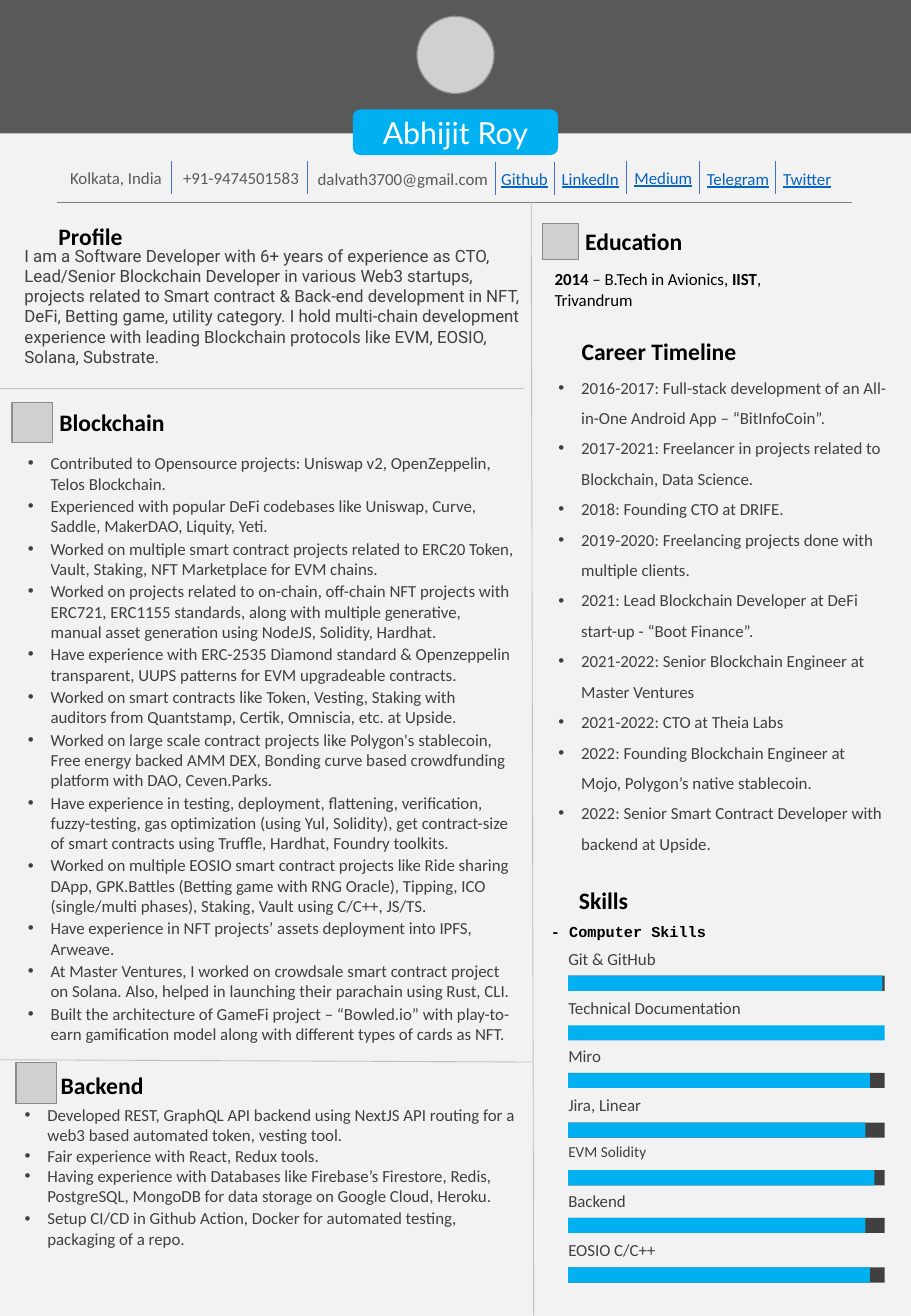
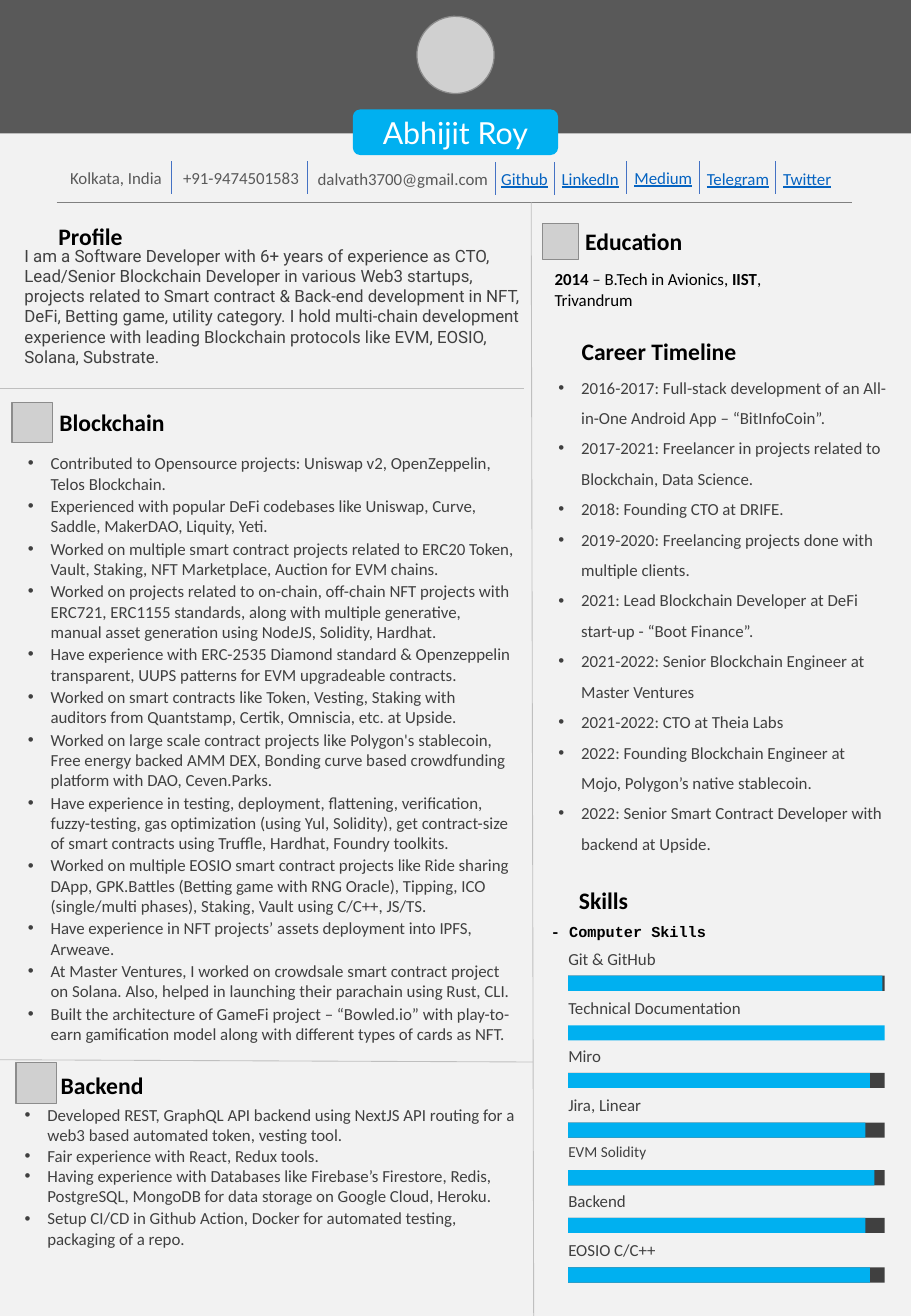
Before and after one commit to abhi3700/my_resume, a slide deck: slide 1 of my_resume.pptx. Drawn at 911x1316 pixels with LibreOffice and Linux fonts; fonts in the diff are those of the drawing; grey boxes stand for pictures; background and template pictures are left out. Boxes give left, top, right and bottom in pixels: in the first picture for what was removed or moved away, otherwise in the second. Text is boxed around its words. In the diff, an @@ line names an element or a change of style, - is before the commit and + after.

Commit message:
CV updated
NFT/FT auction

```diff
--- a/my_resume.pptx
+++ b/my_resume.pptx
@@ text at [51, 543, 513, 578]: text changed @@
-• Worked on multiple smart contract projects related to ERC20 Token, Vault, Staking, NFT Marketplace for EVM chains.
+• Worked on multiple smart contract projects related to ERC20 Token, Vault, Staking, NFT Marketplace, Auction for EVM chains.
```
Also in this commit, not shown: 1 other file.
